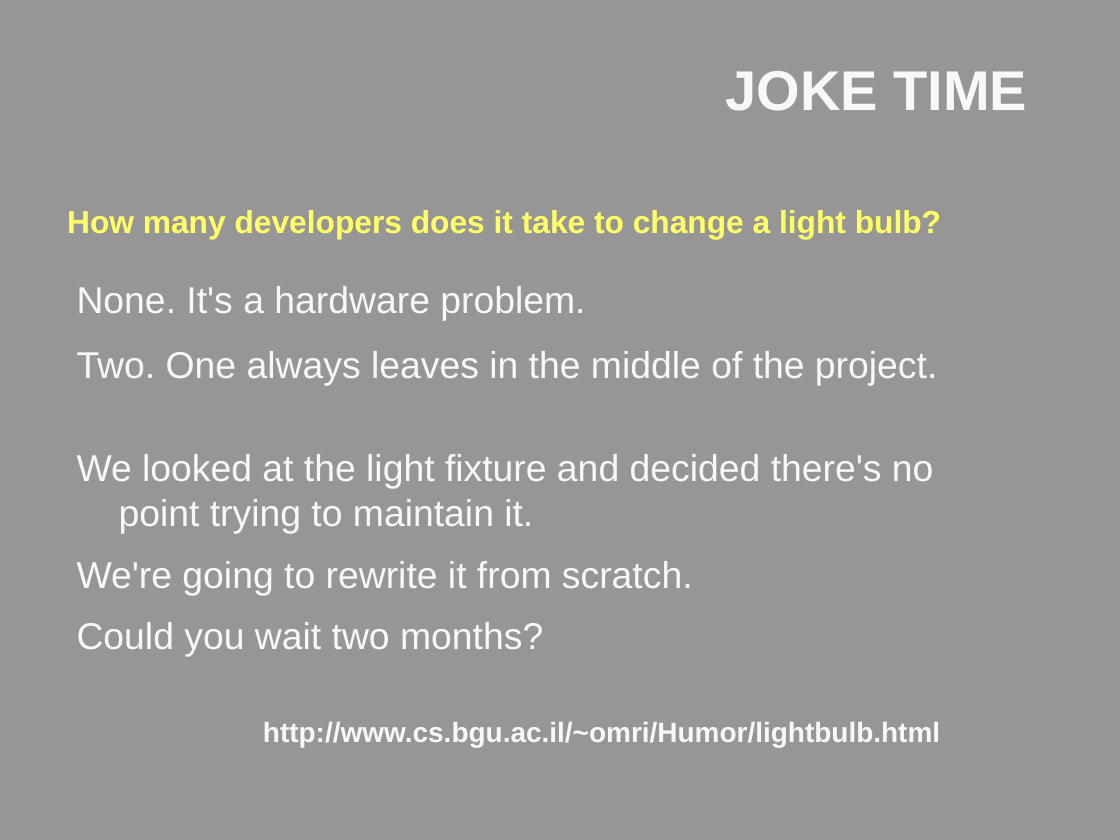
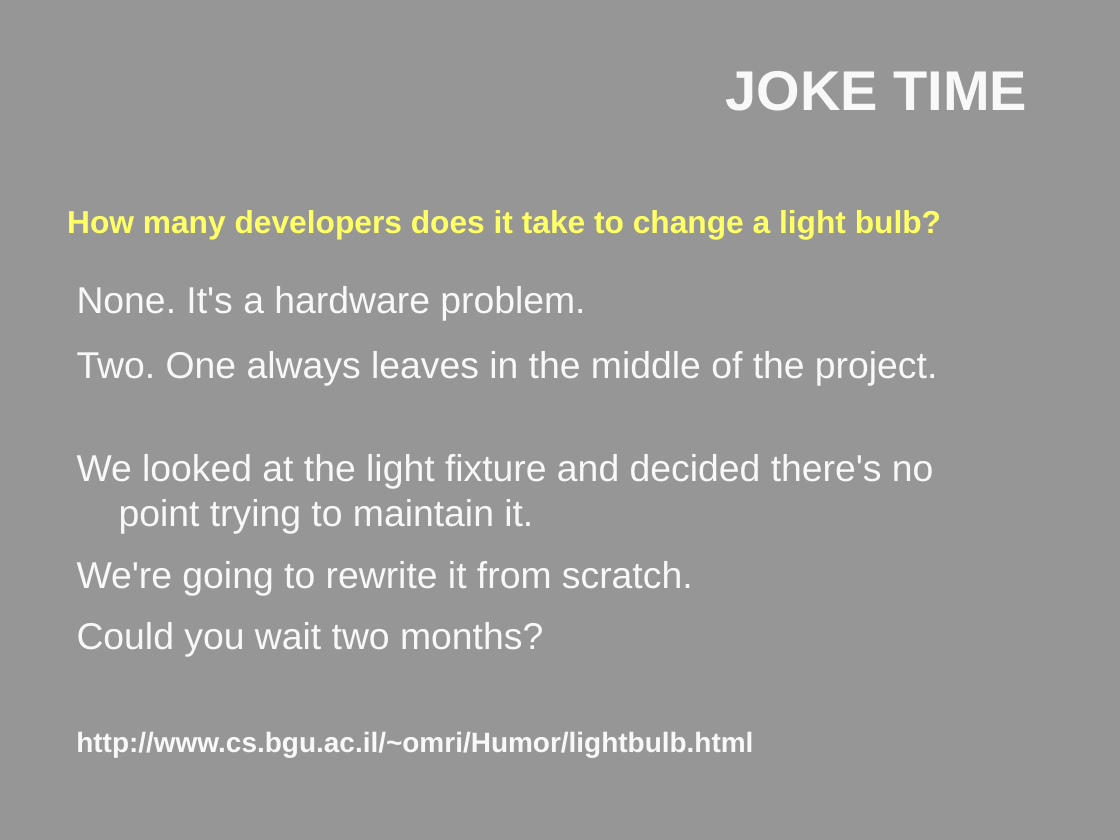
Before and after one commit to lozanotek/opensource, a slide deck: slide 7 of slides/lozano_aspnetconnections_APG201_Open_Source_Tools_Every_NET_Developer_Should_Use.pptx. Drawn at 1120x840 pixels with LibreOffice and Linux fonts; fonts in the diff are those of the drawing; background and template pictures are left out. Boxes give left, top, right and bottom in pixels: in the first picture for what was removed or moved away, otherwise in the second. Text is boxed around its words. In the diff, an @@ line names an element or a change of style, - is before the commit and + after.

```diff
--- a/slides/lozano_aspnetconnections_APG201_Open_Source_Tools_Every_NET_Developer_Should_Use.pptx
+++ b/slides/lozano_aspnetconnections_APG201_Open_Source_Tools_Every_NET_Developer_Should_Use.pptx
@@ text "http://www.cs.bgu.ac.il/~omri/Humor/lightbulb.html": place and size @@
-text "http://www.cs.bgu.ac.il/~omri/Humor/lightbulb.html" at [263, 722, 940, 747]
+text "http://www.cs.bgu.ac.il/~omri/Humor/lightbulb.html" at [76, 732, 753, 757]
```
Also in this commit, not shown: 6 other slides changed, 1 slide removed, 55 other files.
